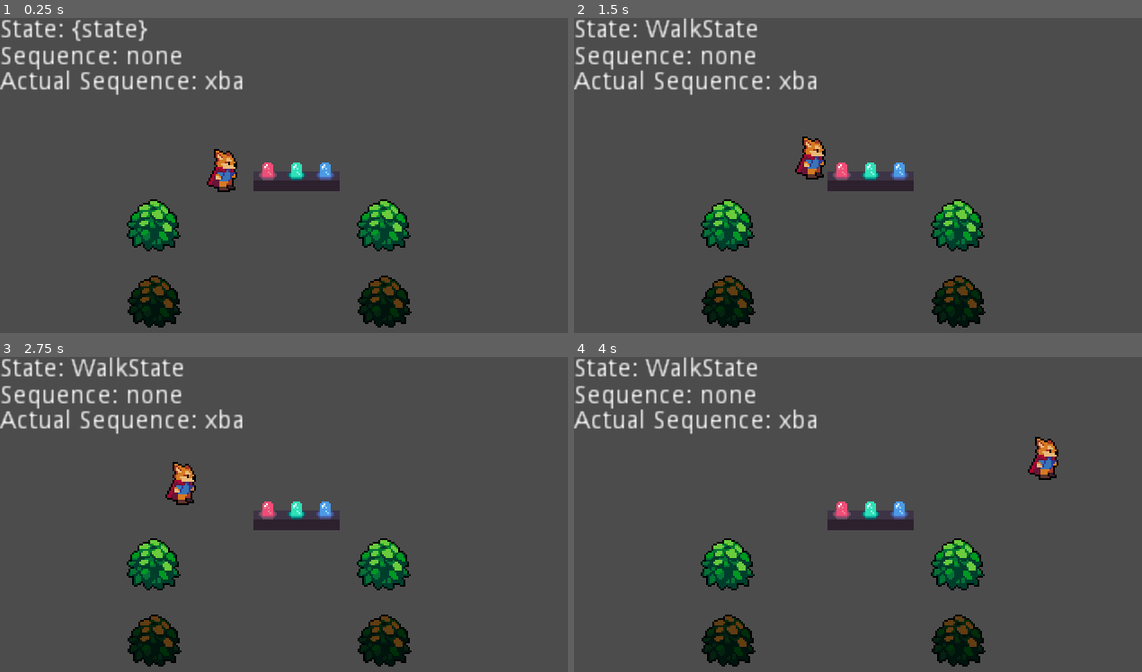
Above: before the commit, frames 1-4 (two rows, left to right).
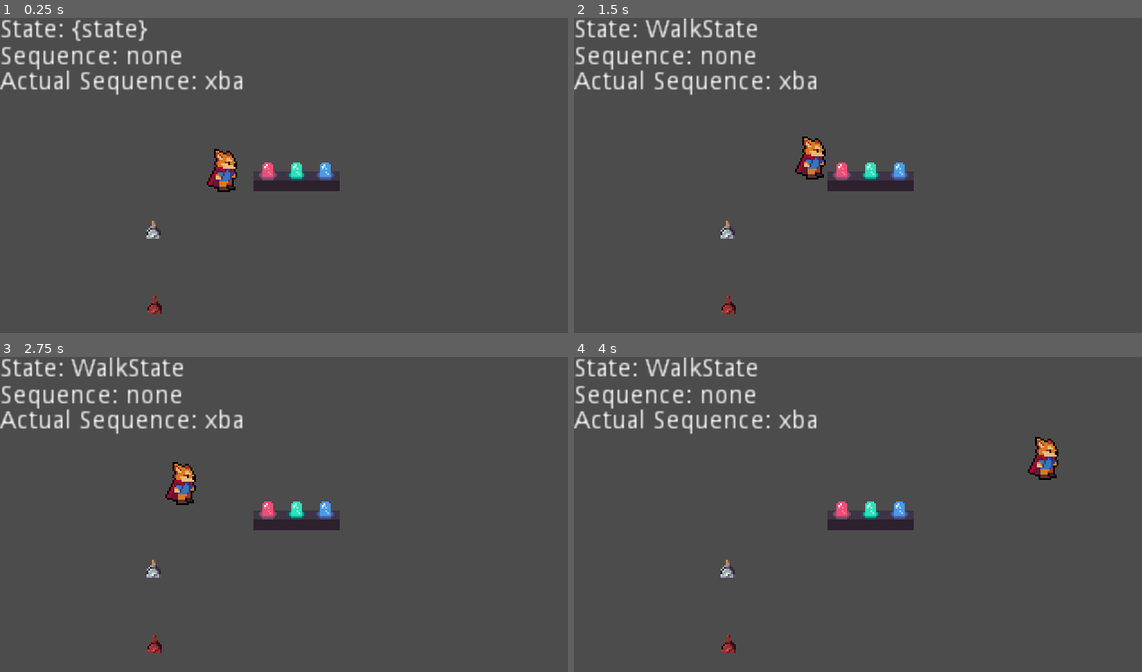
Above: after the commit, the same moments.

Repository: rori-here/ldjam49
Game: Godot game, scene res://World.tscn
Two runs of this game, one before a commit and one after it. Both use one fixed random seed, a clock stepped at 60 frames per second and the inputs below.
Inputs:
- Up to frame 1 (0.25 s): no input
- Up to frame 2 (1.5 s): tap Enter at 0.5 s; hold D (player_move_right) from 0.53 s (still down); tap F (player_interact) at 0.6, 1.35 s; tap W (player_move_up) at 0.77 s; tap Space at 1.25 s
- Up to frame 3 (2.75 s): tap W (player_move_up) at 1.52 s; release D (player_move_right) at 2.03 s; hold A (player_move_left) from 2.03 s (still down); tap F (player_interact) at 2.1 s
- Up to frame 4 (4 s): release A (player_move_left) at 2.78 s; hold D (player_move_right) from 2.78 s (still down); tap F (player_interact) at 2.85, 3.6 s; tap W (player_move_up) at 3.02, 3.77 s

The runs differ from the first frame. In frame 1, 4.5% of the frame differs, in the area x 22-73%, y 57-99%; in frame 2, 4.5%; in frame 3, 4.5%; in frame 4, 4.5%.

Commit message:
feat: add lever animation

Diff:
--- a/lever/Lever.tscn
+++ b/lever/Lever.tscn
@@ -1,37 +1,121 @@
-[gd_scene load_steps=5 format=2]
+[gd_scene load_steps=11 format=2]
 
 [ext_resource path="res://assets/Action RPG Resources/World/Bush.png" type="Texture" id=1]
 [ext_resource path="res://lever/lever_interactable.gd" type="Script" id=2]
 [ext_resource path="res://lever/lever.gd" type="Script" id=3]
+[ext_resource path="res://lever/lever.png" type="Texture" id=4]
 
-[sub_resource type="CircleShape2D" id=1]
-radius = 16.0
+[sub_resource type="RectangleShape2D" id=7]
+extents = Vector2( 3.54737, 4.93664 )
+
+[sub_resource type="RectangleShape2D" id=8]
+extents = Vector2( 3.64418, 4.98084 )
+
+[sub_resource type="Animation" id=4]
+resource_name = "A-to-N"
+tracks/0/type = "value"
+tracks/0/path = NodePath("Sprite:frame")
+tracks/0/interp = 1
+tracks/0/loop_wrap = true
+tracks/0/imported = false
+tracks/0/enabled = true
+tracks/0/keys = {
+"times": PoolRealArray( 0, 0.4, 0.5, 0.6, 0.7, 0.8, 0.9 ),
+"transitions": PoolRealArray( 1, 1, 1, 1, 1, 1, 1 ),
+"update": 1,
+"values": [ 21, 22, 23, 24, 25, 26, 27 ]
+}
+
+[sub_resource type="Animation" id=5]
+resource_name = "B-to-N"
+tracks/0/type = "value"
+tracks/0/path = NodePath("Sprite:frame")
+tracks/0/interp = 1
+tracks/0/loop_wrap = true
+tracks/0/imported = false
+tracks/0/enabled = true
+tracks/0/keys = {
+"times": PoolRealArray( 0, 0.4, 0.5, 0.6, 0.7, 0.8, 0.9 ),
+"transitions": PoolRealArray( 1, 1, 1, 1, 1, 1, 1 ),
+"update": 1,
+"values": [ 7, 8, 9, 10, 11, 12, 13 ]
+}
+
+[sub_resource type="Animation" id=6]
+resource_name = "N-to-A"
+tracks/0/type = "value"
+tracks/0/path = NodePath("Sprite:frame")
+tracks/0/interp = 1
+tracks/0/loop_wrap = true
+tracks/0/imported = false
+tracks/0/enabled = true
+tracks/0/keys = {
+"times": PoolRealArray( 0, 0.1, 0.2, 0.3, 0.4, 0.5, 0.6, 0.7 ),
+"transitions": PoolRealArray( 1, 1, 1, 1, 1, 1, 1, 1 ),
+"update": 1,
+"values": [ 14, 15, 16, 17, 18, 19, 20, 21 ]
+}
+
+[sub_resource type="Animation" id=3]
+resource_name = "N-to-B"
+tracks/0/type = "value"
+tracks/0/path = NodePath("Sprite:frame")
+tracks/0/interp = 1
+tracks/0/loop_wrap = true
+tracks/0/imported = false
+tracks/0/enabled = true
+tracks/0/keys = {
+"times": PoolRealArray( 0, 0.1, 0.2, 0.3, 0.4, 0.5, 0.6, 0.7 ),
+"transitions": PoolRealArray( 1, 1, 1, 1, 1, 1, 1, 1 ),
+"update": 1,
+"values": [ 0, 1, 2, 3, 4, 5, 6, 7 ]
+}
 
 [node name="Lever" type="Node2D"]
 script = ExtResource( 3 )
 
 [node name="LeverA" type="StaticBody2D" parent="."]
+position = Vector2( -6.87219, 2.98311 )
 collision_layer = 3
 collision_mask = 0
 script = ExtResource( 2 )
 
 [node name="CollisionShape2D" type="CollisionShape2D" parent="LeverA"]
-shape = SubResource( 1 )
+position = Vector2( 2.32019, -1.03856 )
+shape = SubResource( 7 )
 
 [node name="Sprite" type="Sprite" parent="LeverA"]
+visible = false
+scale = Vector2( 0.196858, 0.253018 )
 texture = ExtResource( 1 )
 
 [node name="LeverB" type="StaticBody2D" parent="."]
-position = Vector2( 128, 0 )
+position = Vector2( 6.90797, 3.0715 )
 collision_layer = 3
 collision_mask = 0
 script = ExtResource( 2 )
 
 [node name="CollisionShape2D" type="CollisionShape2D" parent="LeverB"]
-shape = SubResource( 1 )
+position = Vector2( -2.2539, -1.08276 )
+shape = SubResource( 8 )
 
 [node name="Sprite" type="Sprite" parent="LeverB"]
+visible = false
+scale = Vector2( 0.255013, 0.225264 )
 texture = ExtResource( 1 )
+
+[node name="LeverAnimation" type="Node2D" parent="."]
+
+[node name="Sprite" type="Sprite" parent="LeverAnimation"]
+position = Vector2( -0.0191708, -0.0441952 )
+texture = ExtResource( 4 )
+hframes = 28
+
+[node name="AnimationPlayer" type="AnimationPlayer" parent="LeverAnimation"]
+anims/A-to-N = SubResource( 4 )
+anims/B-to-N = SubResource( 5 )
+anims/N-to-A = SubResource( 6 )
+anims/N-to-B = SubResource( 3 )
 
 [connection signal="lever_pull" from="LeverA" to="." method="_on_LeverA_lever_pull"]
 [connection signal="lever_pull" from="LeverB" to="." method="_on_LeverB_lever_pull"]
--- a/lever/lever.gd
+++ b/lever/lever.gd
@@ -11,25 +11,35 @@
 onready var spriteB = $LeverB/Sprite
 onready var current_state = lever_resource.lever_n_id
 
+onready var animationPlayer = $LeverAnimation/AnimationPlayer
+
+var isAnimating: bool = false
+
 func update_sequencer():
 	sequencer.add_to_sequence(current_state)
 
 func _on_LeverA_lever_pull():
-	if current_state == lever_resource.lever_b_id:
-		current_state = lever_resource.lever_n_id
-		collisionA.set_disabled(false)
-		collisionB.set_disabled(false)
-	else:
-		current_state = lever_resource.lever_a_id
-		collisionA.set_disabled(true)
-		update_sequencer()
+	if animationPlayer.current_animation == '':
+		if current_state == lever_resource.lever_b_id:
+			current_state = lever_resource.lever_n_id
+			collisionA.set_disabled(false)
+			collisionB.set_disabled(false)
+			animationPlayer.play("B-to-N")
+		else:
+			current_state = lever_resource.lever_a_id
+			collisionA.set_disabled(true)
+			animationPlayer.play("N-to-A")
+			update_sequencer()
 
 func _on_LeverB_lever_pull():
-	if current_state == lever_resource.lever_a_id:
-		current_state = lever_resource.lever_n_id
-		collisionA.set_disabled(false)
-		collisionB.set_disabled(false)
-	else:
-		current_state = lever_resource.lever_b_id
-		collisionB.set_disabled(true)
-		update_sequencer()
+	if animationPlayer.current_animation == '':
+		if current_state == lever_resource.lever_a_id:
+			current_state = lever_resource.lever_n_id
+			collisionA.set_disabled(false)
+			collisionB.set_disabled(false)
+			animationPlayer.play("A-to-N")
+		else:
+			current_state = lever_resource.lever_b_id
+			collisionB.set_disabled(true)
+			animationPlayer.play("N-to-B")
+			update_sequencer()
--- a/player/Player.tscn
+++ b/player/Player.tscn
@@ -13,6 +13,7 @@
 extents = Vector2( 8, 12 )
 
 [sub_resource type="RayShape2D" id=2]
+length = 9.57502
 
 [node name="Player" type="KinematicBody2D"]
 script = ExtResource( 1 )
--- a/project.godot
+++ b/project.godot
@@ -186,29 +186,6 @@
 window/size/test_height=720
 window/stretch/mode="2d"
 
-[importer_defaults]
-
-texture={
-"compress/bptc_ldr": 0,
-"compress/hdr_mode": 0,
-"compress/lossy_quality": 0.7,
-"compress/mode": 0,
-"compress/normal_map": 0,
-"detect_3d": false,
-"flags/anisotropic": true,
-"flags/filter": false,
-"flags/mipmaps": false,
-"flags/repeat": 0,
-"flags/srgb": 2,
-"process/HDR_as_SRGB": false,
-"process/fix_alpha_border": true,
-"process/invert_color": false,
-"process/premult_alpha": false,
-"size_limit": 0,
-"stream": false,
-"svg/scale": 1.0
-}
-
 [input]
 
 player_move_up={
Binary file added: lever/lever.png
Not shown, added: lever/lever.png.import
